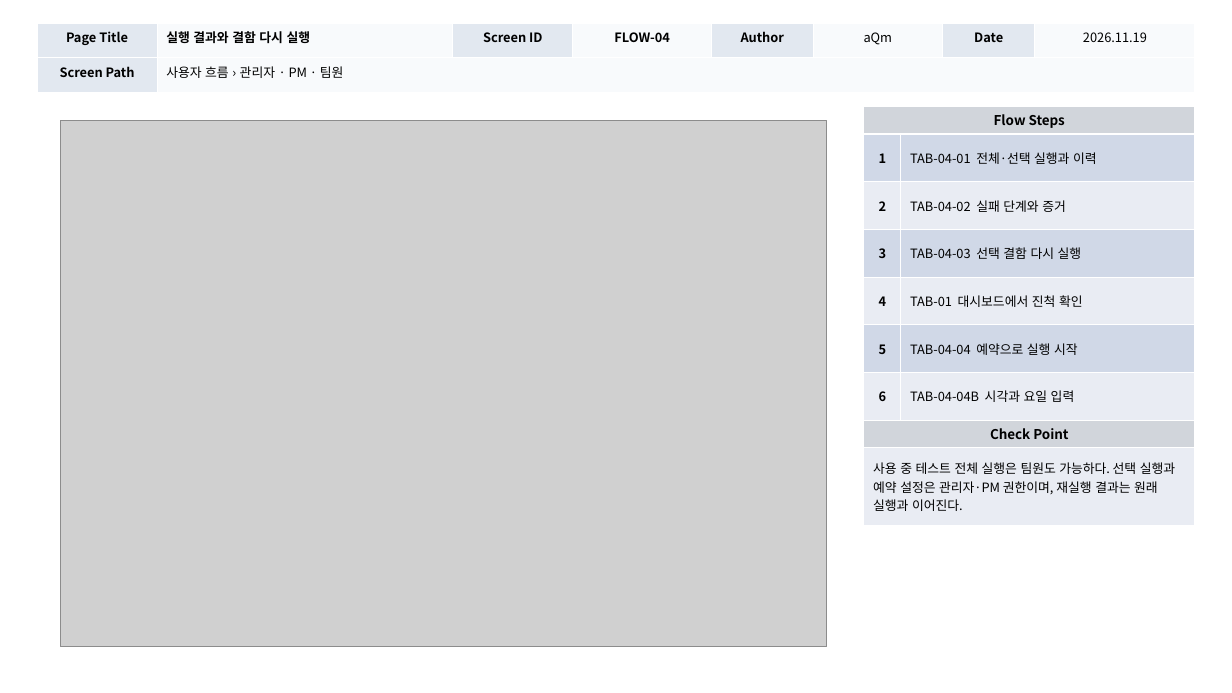
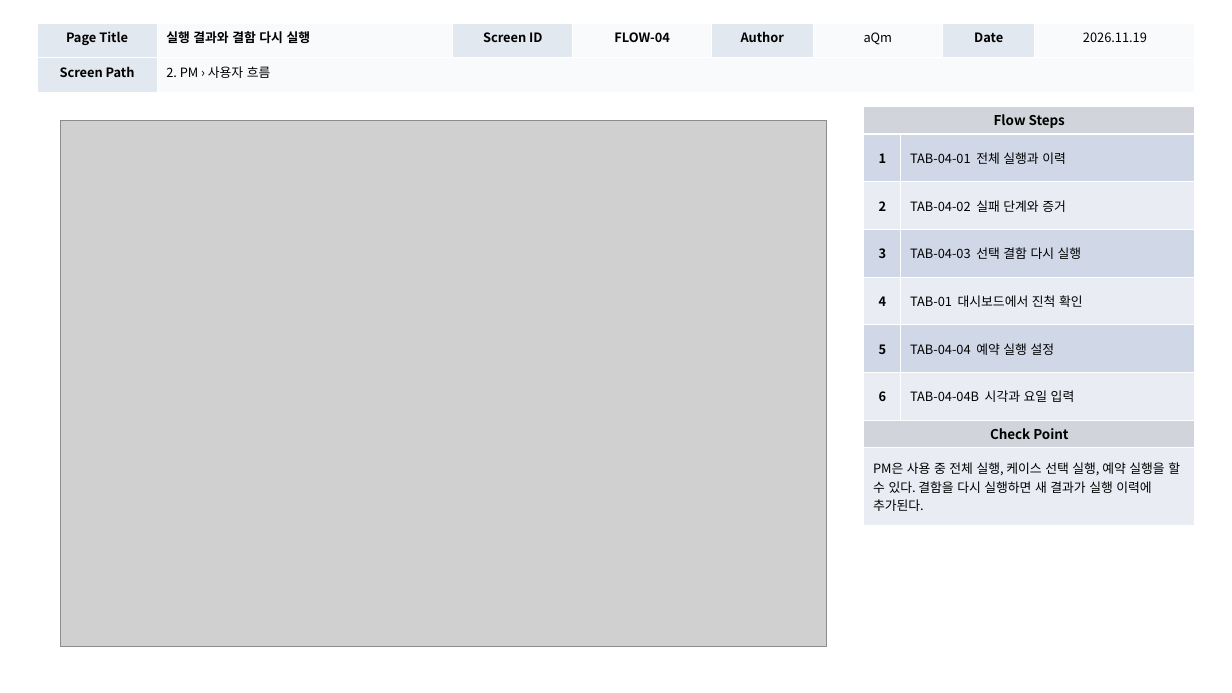
Before and after one commit to digitalist-corp/AI-TestOps, a slide deck: slide 35 of docs/aQm-산출물/AI-TestOps_UI설계서_(v1.0)_20261119.pptx (slide 24 before the commit). Drawn at 1232x693 pixels with LibreOffice and Linux fonts; fonts in the diff are those of the drawing; grey boxes stand for pictures. Boxes give left, top, right and bottom in pixels: in the first picture for what was removed or moved away, otherwise in the second. Text is boxed around its words. In the diff, an @@ line names an element or a change of style, - is before the commit and + after.

Commit message:
docs: UI 위치도 분리와 역할별 사용자 흐름 정리

```diff
--- a/docs/aQm-산출물/AI-TestOps_UI설계서_(v1.0)_20261119.pptx
+++ b/docs/aQm-산출물/AI-TestOps_UI설계서_(v1.0)_20261119.pptx
@@ table at [37,23,1195,92] @@
-row 2, column 2: 사용자 흐름 › 관리자 · PM · 팀원
+row 2, column 2: 2. PM › 사용자 흐름
@@ table at [864,106,1195,525] @@
-row 2, column 2: TAB-04-01 전체·선택 실행과 이력
+row 2, column 2: TAB-04-01 전체 실행과 이력
-row 6, column 2: TAB-04-04 예약으로 실행 시작
+row 6, column 2: TAB-04-04 예약 실행 설정
-row 9, column 1: 사용 중 테스트 전체 실행은 팀원도 가능하다. 선택 실행과 예약 설정은 관리자·PM 권한이며, 재실행 결과는 원래 실행과 이어진다.
+row 9, column 1: PM은 사용 중 전체 실행, 케이스 선택 실행, 예약 실행을 할 수 있다. 결함을 다시 실행하면 새 결과가 실행 이력에 추가된다.
```
Also in this commit, not shown: 45 other slides changed, 11 slides added.
